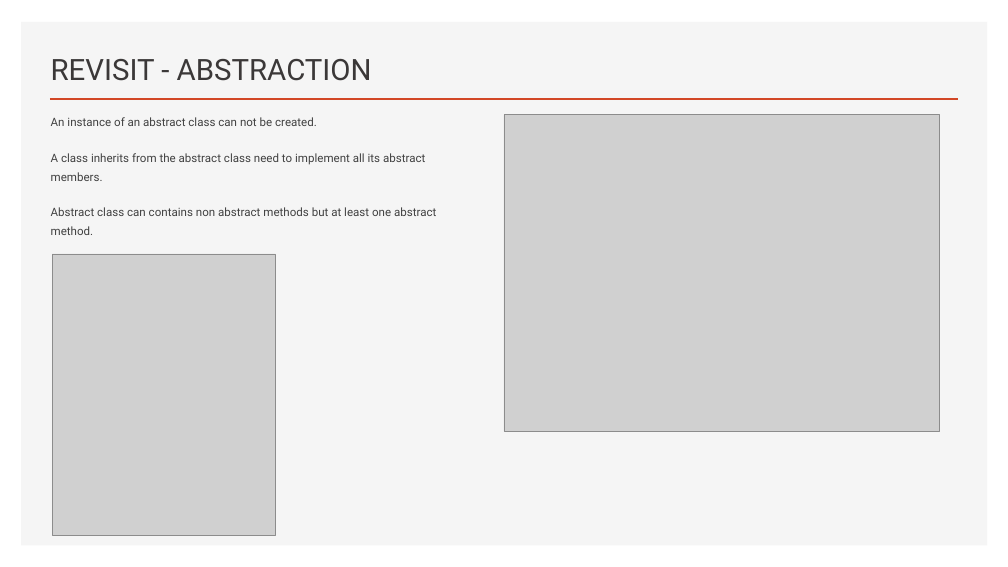
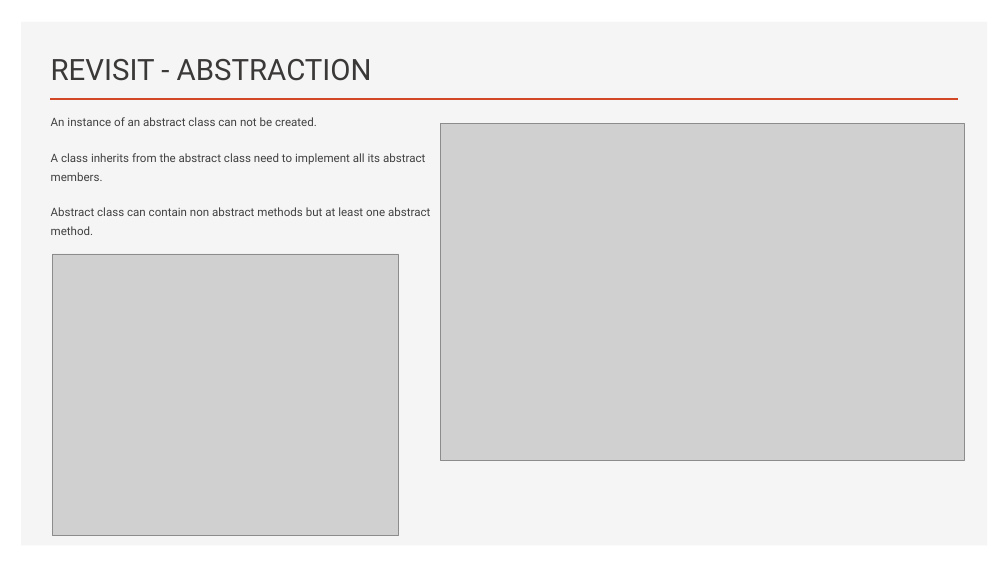
Before and after one commit to jatinrdave/SOLIDPRINCIPLESDEMO, a slide deck: slide 7 of SOLID PRINCIPLES_NEW.pptx (slide 5 before the commit). Drawn at 1008x567 pixels with LibreOffice and Linux fonts; fonts in the diff are those of the drawing; grey boxes stand for pictures. Boxes give left, top, right and bottom in pixels: in the first picture for what was removed or moved away, otherwise in the second. Text is boxed around its words. In the diff, an @@ line names an element or a change of style, - is before the commit and + after.

```diff
--- a/SOLID PRINCIPLES_NEW.pptx
+++ b/SOLID PRINCIPLES_NEW.pptx
@@ picture: place and size @@
-picture at [504, 115, 940, 432]
+picture at [441, 123, 966, 461]
@@ text at [51, 207, 430, 235]: text changed @@
-Abstract class can contains non abstract methods but at least one abstract method.
+Abstract class can contain non abstract methods but at least one abstract method.
@@ picture: place and size @@
-picture at [52, 254, 275, 535]
+picture at [52, 254, 399, 535]
```
Also in this commit, not shown: 10 other slides changed, 4 slides added, 1 slide removed, 18 other files.
